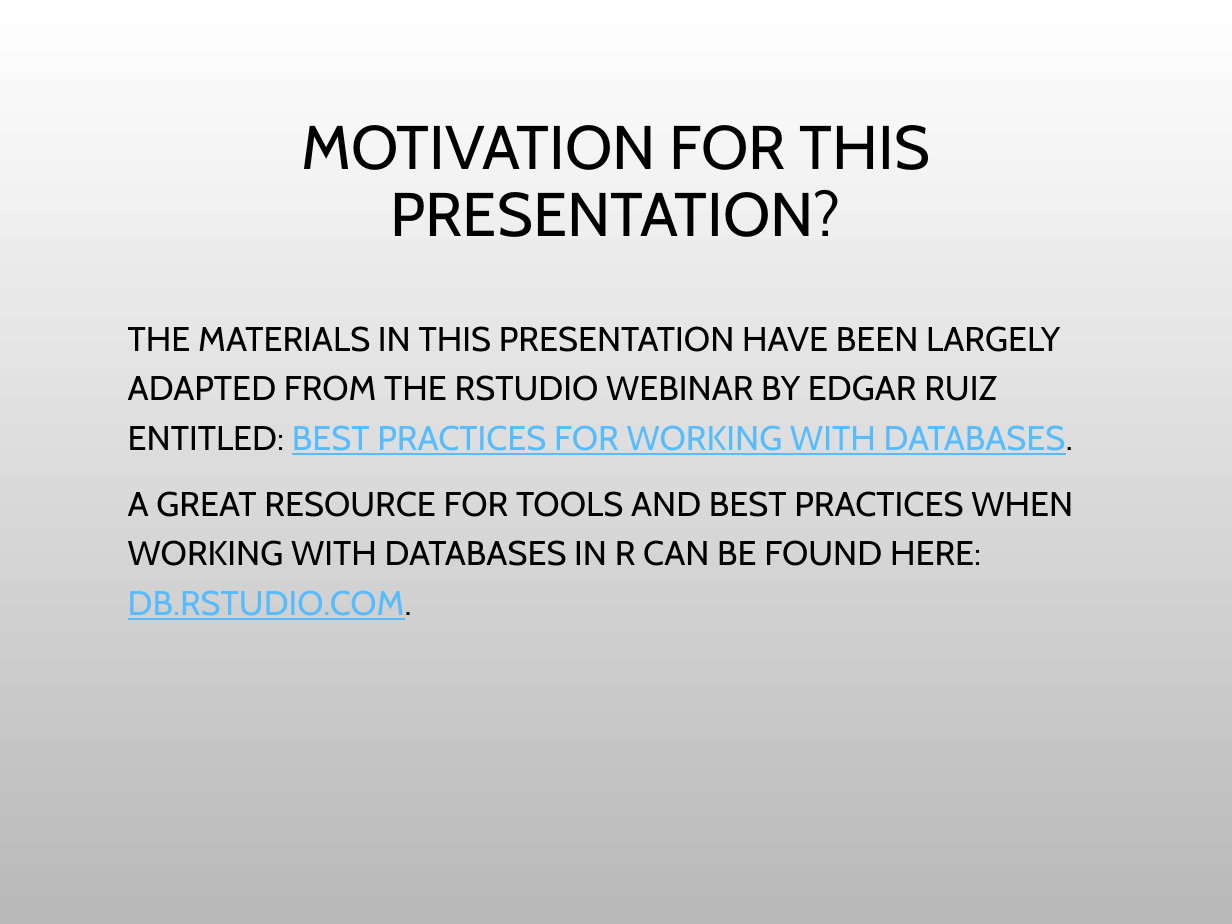
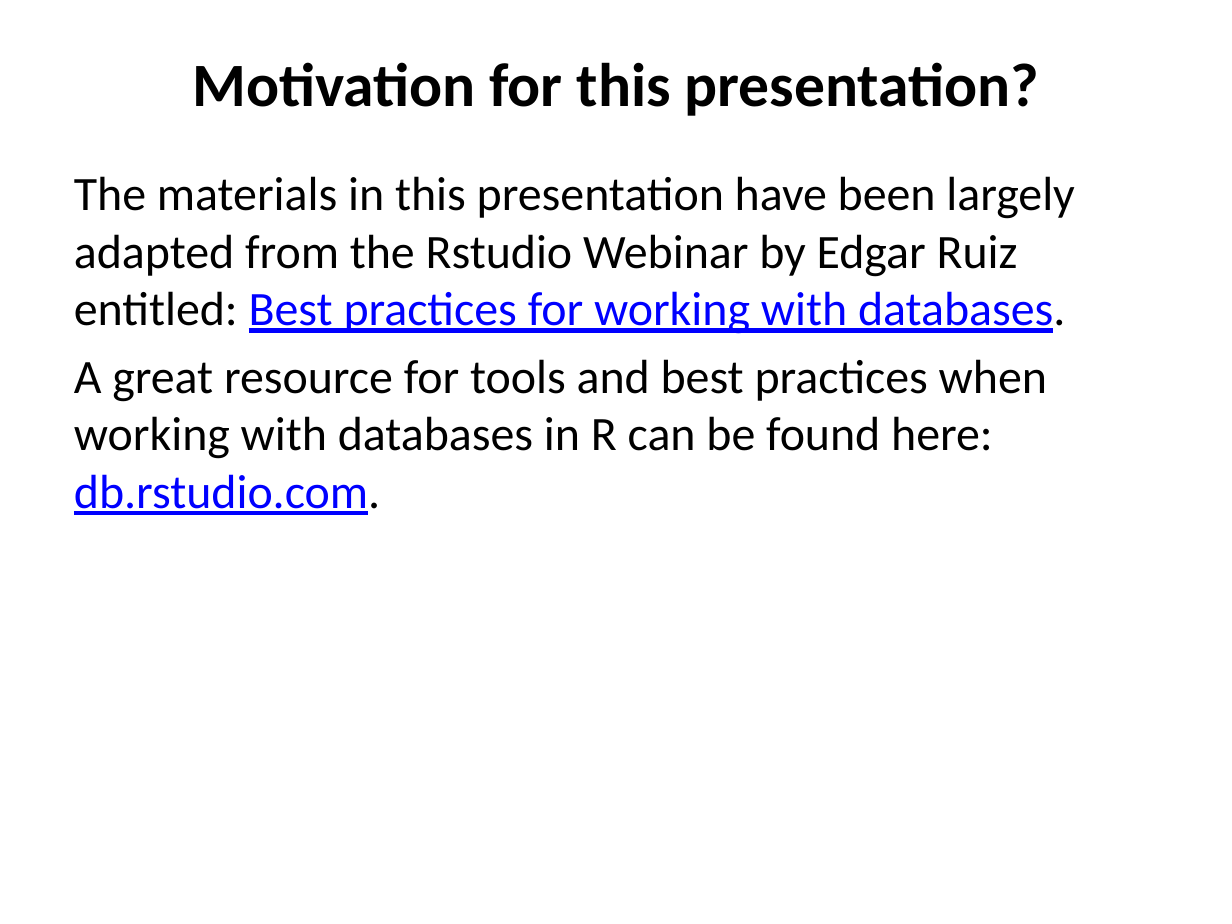
Before and after one commit to kstierhoff/rDatabase, a slide deck: slide 8 of Doc/template/template.pptx (slide 6 before the commit). Drawn at 1232x924 pixels with LibreOffice and Linux fonts; fonts in the diff are those of the drawing; background and template pictures are left out. Boxes give left, top, right and bottom in pixels: in the first picture for what was removed or moved away, otherwise in the second. Text is boxed around its words. In the diff, an @@ line names an element or a change of style, - is before the commit and + after.

```diff
--- a/Doc/template/template.pptx
+++ b/Doc/template/template.pptx
@@ background picture (left out) to #FFFFFF @@
@@ title at [192, 62, 1039, 116]: text changed; font Cabin to Calibri; bold on @@
-MOTIVATION FOR THIS PRESENTATION?
+Motivation for this presentation?
@@ text at [74, 176, 1074, 515]: text changed; size 20 to 28 pt; font Cabin to Calibri @@
-THE MATERIALS IN THIS PRESENTATION HAVE BEEN LARGELY ADAPTED FROM THE RSTUDIO WEBINAR BY EDGAR RUIZ ENTITLED: BEST PRACTICES FOR WORKING WITH DATABASES.
-A GREAT RESOURCE FOR TOOLS AND BEST PRACTICES WHEN WORKING WITH DATABASES IN R CAN BE FOUND HERE: DB.RSTUDIO.COM.
+The materials in this presentation have been largely adapted from the Rstudio Webinar by Edgar Ruiz entitled: Best practices for working with databases.
+A great resource for tools and best practices when working with databases in R can be found here: db.rstudio.com.
```
Also in this commit, not shown: 6 other slides changed, 3 slides added, 1 slide removed, 10 other files.
